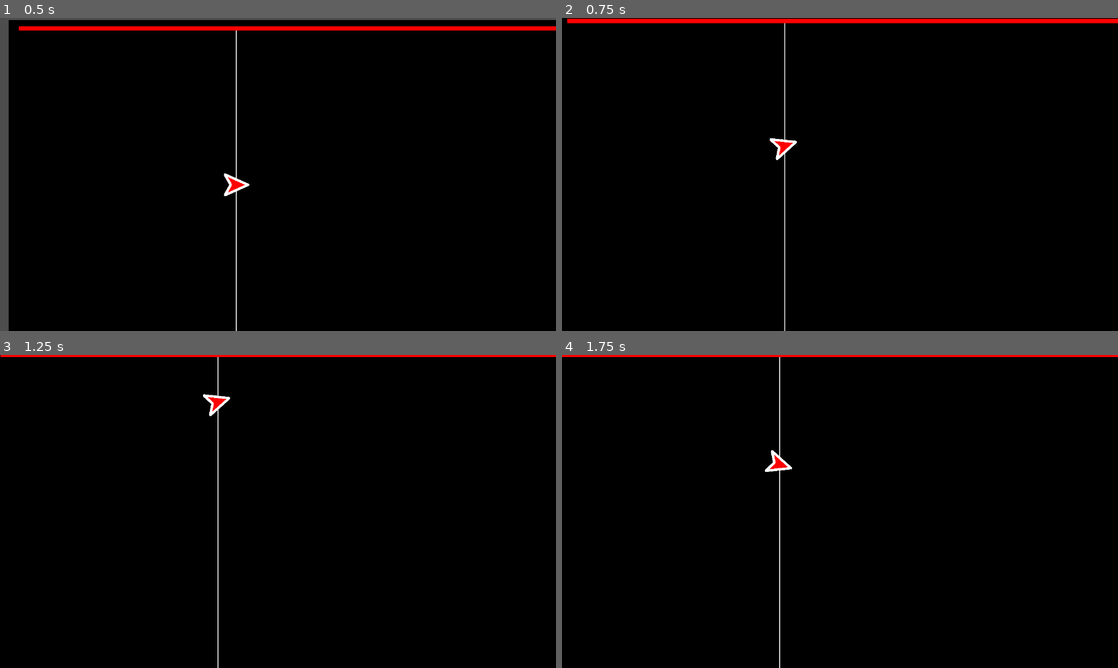
Above: before the commit, frames 1-4 (two rows, left to right).
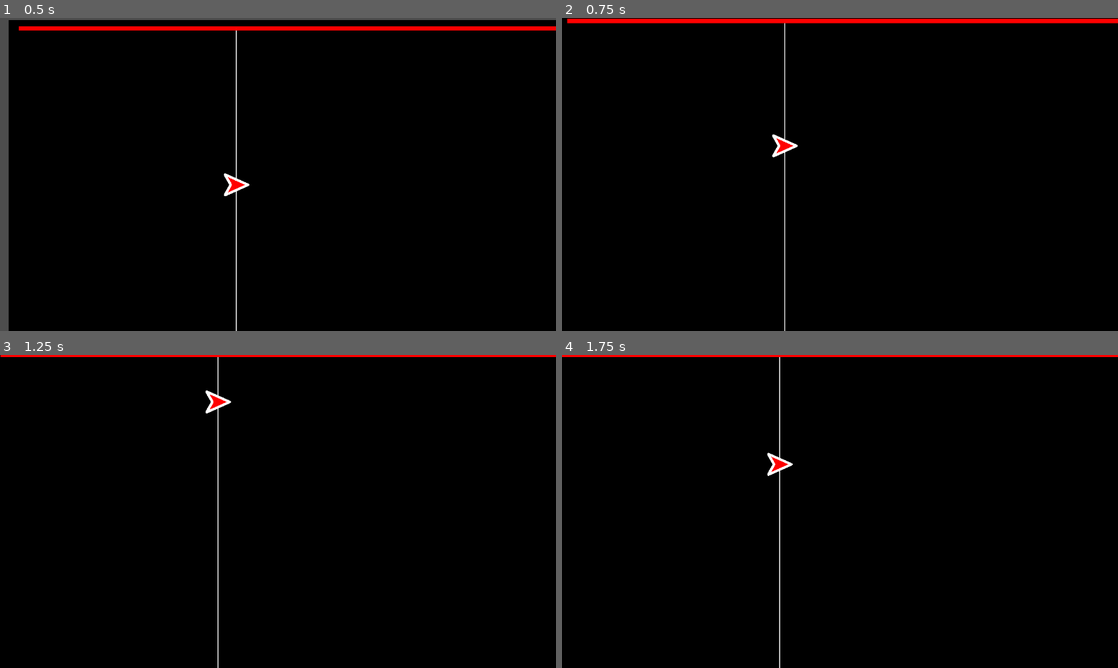
Above: after the commit, the same moments.

Repository: Marcus5408/wavform
Game: Godot game, scene res://game/game.tscn
Two runs of this game, one before a commit and one after it. Both use one fixed random seed, a clock stepped at 60 frames per second and the inputs below. This scene is started directly instead of the project's main scene. Sound files missing from this copy of the repository are replaced by a short silence.
Inputs:
- Up to frame 1 (0.5 s): no input
- Up to frame 2 (0.75 s): tap Enter at 0.5 s; hold W (move_up) from 0.53 s (still down)
- Up to frame 3 (1.25 s): keep holding W (move_up)
- Up to frame 4 (1.75 s): release W (move_up) at 1.28 s; hold S (move_down) from 1.28 s (still down)

Frame 1 is identical in both runs. In frame 2, 0.2% of the frame differs, in the area x 37-43%, y 37-46%; in frame 3, 0.1%; in frame 4, 0.2%, in the area x 36-42%, y 30-39%.

Commit message:
feat: add export presets, implement song fade out and player interaction with lazerbeam

Diff:
--- a/game/bottom.gd
+++ b/game/bottom.gd
@@ -1,4 +1,5 @@
 extends Node2D
+signal song_faded_out
 
 const MS_PER_BAR := 100  # How much time (in ms) each bar represents
 const WAVEFORM_HEIGHT := 600
@@ -112,6 +113,20 @@
 func fade_out_song():
     var player = $AudioStreamPlayer
     if player.playing:
+        print("Fading out song...")
+        if player.volume_db < -79:
+            print("Already faded out.")
+            return
+        player.volume_db = 0  # Ensure starting from full volume
         var tween = create_tween()
         tween.tween_property(player, "volume_db", -80, 2.0)
-        tween.tween_callback(Callable(player, "stop"))
+        tween.tween_callback(Callable(self, "_on_fade_out_done"))
+        tween.play()
+    else:
+        print("Player not playing.")
+
+func _on_fade_out_done():
+    var player = $AudioStreamPlayer
+    if player.playing:
+        player.stop()
+    emit_signal("song_faded_out")
--- a/game/game.gd
+++ b/game/game.gd
@@ -1,6 +1,9 @@
 extends Node2D
 
 var original_window_pos := Vector2.ZERO
+
+var tilt_tween: Tween = null
+var tilt_animating := false
 
 
 func _ready():
@@ -18,9 +21,29 @@
     # Store original window position
     original_window_pos = DisplayServer.window_get_position()
 
+    # Ensure modulate is reset
+    modulate = Color(1, 1, 1, 1)
+    rotation = 0
+    position = Vector2.ZERO
+
 
 func _on_window_shake(shake_vec: Vector2):
     if shake_vec != Vector2.ZERO:
         DisplayServer.window_set_position(original_window_pos + shake_vec)
     else:
         DisplayServer.window_set_position(original_window_pos)
+
+
+func tilt_and_fall_and_fade():
+    if tilt_animating:
+        return
+    tilt_animating = true
+    tilt_tween = create_tween()
+    tilt_tween.tween_property(self, "rotation", deg_to_rad(20), 2.0)
+    tilt_tween.tween_property(self, "position", Vector2(150, 600), 2.0)
+    tilt_tween.tween_property(self, "modulate:a", 0.3, 2.0)
+    tilt_tween.tween_callback(Callable(self, "_on_tilt_anim_done"))
+    tilt_tween.play()
+
+func _on_tilt_anim_done():
+    tilt_animating = false
--- a/game/game.tscn
+++ b/game/game.tscn
@@ -8,6 +8,8 @@
 [ext_resource type="PackedScene" uid="uid://cb0hv4i708ufw" path="res://game/lazerbeams.tscn" id="6_eow3j"]
 [ext_resource type="Script" uid="uid://cdoae8f8l46h7" path="res://game/right.gd" id="6_vsp63"]
 [ext_resource type="Script" uid="uid://ccgjan52d03el" path="res://game/camera.gd" id="9_hb504"]
+
+[sub_resource type="CircleShape2D" id="CircleShape2D_y36n6"]
 
 [node name="Node2D" type="Node2D"]
 script = ExtResource("1_l8g03")
@@ -31,11 +33,16 @@
 offset_right = 502.0
 offset_bottom = 720.0
 
-[node name="Sprite2D" type="Sprite2D" parent="Line"]
+[node name="Player" type="CharacterBody2D" parent="Line"]
 position = Vector2(0, 360)
 scale = Vector2(0.15, 0.15)
+script = ExtResource("3_j8tme")
+
+[node name="Sprite2D" type="Sprite2D" parent="Line/Player"]
 texture = ExtResource("2_l8g03")
-script = ExtResource("3_j8tme")
+
+[node name="CollisionShape2D" type="CollisionShape2D" parent="Line/Player"]
+shape = SubResource("CircleShape2D_y36n6")
 
 [node name="Bottom" type="Node2D" parent="."]
 script = ExtResource("4_3vho3")
--- a/game/lazerbeam.gd
+++ b/game/lazerbeam.gd
@@ -24,8 +24,9 @@
 
 
 func _on_body_entered(body):
-    # You may want to check if body is the player here
-    emit_signal("player_touched_lazerbeam", body)
+    if body.is_in_group("player"):
+        print("Player touched lazerbeam!")
+        emit_signal("player_touched_lazerbeam", body)
 
 
 func _process(delta):
--- a/game/movement.gd
+++ b/game/movement.gd
@@ -1,18 +1,20 @@
-extends Sprite2D
+extends CharacterBody2D
 
 # when space or arrow up or w press go up
 
 var speed := 100.0
 
+
 func _ready() -> void:
     speed = get_viewport_rect().size.y / 2.0
+    add_to_group("player")
 
-func _process(delta: float) -> void:
+
+func _physics_process(delta: float) -> void:
+    var move_vec = Vector2.ZERO
     if Input.is_action_pressed("move_up"):
-        position.y -= speed * delta
-        if rotation_degrees > -15:
-            rotation_degrees -= speed * delta
+        move_vec.y -= speed
     if Input.is_action_pressed("move_down"):
-        position.y += speed * delta
-        if rotation_degrees < 15:
-            rotation_degrees += speed * delta
+        move_vec.y += speed
+    move_vec = move_vec * delta
+    move_and_collide(move_vec)
--- a/game/right.gd
+++ b/game/right.gd
@@ -25,6 +25,14 @@
     set_process(true)
     # Cache lazerbeam scene
     lazerbeam_scene = load("res://game/lazerbeams.tscn")
+    # Connect to song fade out
+    var bottom = get_tree().get_root().get_node("Node2D/Bottom")
+    if bottom:
+        bottom.connect("song_faded_out", Callable(self, "_on_song_faded_out"))
+
+
+func _on_song_faded_out():
+    set_process(false)
 
 
 func _process(_delta: float) -> void:
@@ -81,7 +89,10 @@
 
 
 func _on_player_touched_lazerbeam(body):
-    # Fade out the song when player touches lazerbeam
+    # Fade out the song and tilt/fall/fade root node when player touches lazerbeam
     var bottom = get_tree().get_root().get_node("Node2D/Bottom")
     if bottom:
         bottom.call("fade_out_song")
+    var root = get_tree().get_root().get_node("Node2D")
+    if root:
+        root.call("tilt_and_fall_and_fade")
--- a/game/top.gd
+++ b/game/top.gd
@@ -10,6 +10,13 @@
     line.clear_points()
     line.default_color = Color.RED
     line.position = Vector2(0, 0)
+    # Connect to song fade out
+    var bottom = get_tree().get_root().get_node("Node2D/Bottom")
+    if bottom:
+        bottom.connect("song_faded_out", Callable(self, "_on_song_faded_out"))
+
+func _on_song_faded_out():
+    set_process(false)
 
 var smoothed_points := []
 
--- /dev/null
+++ b/main.tscn
@@ -0,0 +1,78 @@
+[gd_scene load_steps=4 format=3 uid="uid://bcxk1ephoi1mk"]
+
+[ext_resource type="Texture2D" uid="uid://38musj8hku42" path="res://images/play.png" id="1_h2yge"]
+[ext_resource type="Texture2D" uid="uid://j6u12ng2ebrn" path="res://images/settings.png" id="2_1bvp3"]
+[ext_resource type="Texture2D" uid="uid://c8xlaq56op2y2" path="res://images/wavform.png" id="3_lquwl"]
+
+[node name="Menu" type="Control"]
+layout_mode = 3
+anchors_preset = 15
+anchor_right = 1.0
+anchor_bottom = 1.0
+grow_horizontal = 2
+grow_vertical = 2
+
+[node name="ColorRect" type="ColorRect" parent="."]
+layout_mode = 0
+offset_right = 1281.0
+offset_bottom = 718.0
+color = Color(0, 0, 0, 1)
+
+[node name="Song List" type="Panel" parent="."]
+offset_left = 1393.0
+offset_top = 206.0
+offset_right = 1942.0
+offset_bottom = 515.0
+
+[node name="PlayButton" type="Button" parent="Song List"]
+layout_mode = 0
+offset_left = 61.0
+offset_top = 108.0
+offset_right = 227.0
+offset_bottom = 202.0
+text = "PLAY"
+
+[node name="SettingsButton" type="Button" parent="Song List"]
+offset_left = 298.0
+offset_top = 132.0
+offset_right = 464.0
+offset_bottom = 226.0
+text = "SETTINGS"
+
+[node name="MainMenu" type="Panel" parent="."]
+layout_mode = 1
+anchors_preset = 8
+anchor_left = 0.5
+anchor_top = 0.5
+anchor_right = 0.5
+anchor_bottom = 0.5
+offset_left = -274.0
+offset_top = 6.0
+offset_right = 275.0
+offset_bottom = 315.0
+grow_horizontal = 2
+grow_vertical = 2
+
+[node name="PlayButton" type="TextureButton" parent="MainMenu"]
+layout_mode = 2
+offset_left = 219.0
+offset_top = 98.0
+offset_right = 459.0
+offset_bottom = 338.0
+scale = Vector2(0.5, 0.5)
+texture_normal = ExtResource("1_h2yge")
+
+[node name="SettingsButton" type="TextureButton" parent="MainMenu"]
+visible = false
+layout_mode = 0
+offset_left = 327.0
+offset_top = 98.0
+offset_right = 567.0
+offset_bottom = 338.0
+scale = Vector2(0.5, 0.5)
+texture_normal = ExtResource("2_1bvp3")
+
+[node name="Wavform" type="Sprite2D" parent="."]
+position = Vector2(640, 177)
+scale = Vector2(0.75, 0.75)
+texture = ExtResource("3_lquwl")
--- a/menu.tscn
+++ /dev/null
@@ -1,58 +0,0 @@
-[gd_scene format=3 uid="uid://bcxk1ephoi1mk"]
-
-[node name="Menu" type="Control"]
-layout_mode = 3
-anchors_preset = 15
-anchor_right = 1.0
-anchor_bottom = 1.0
-grow_horizontal = 2
-grow_vertical = 2
-
-[node name="ColorRect" type="ColorRect" parent="."]
-layout_mode = 0
-offset_right = 1281.0
-offset_bottom = 718.0
-color = Color(0, 0, 0, 1)
-
-[node name="Song List" type="Panel" parent="."]
-offset_left = 967.0
-offset_top = 227.0
-offset_right = 1516.0
-offset_bottom = 536.0
-
-[node name="PlayButton" type="Button" parent="Song List"]
-layout_mode = 0
-offset_left = 61.0
-offset_top = 108.0
-offset_right = 227.0
-offset_bottom = 202.0
-text = "PLAY"
-
-[node name="SettingsButton" type="Button" parent="Song List"]
-offset_left = 298.0
-offset_top = 132.0
-offset_right = 464.0
-offset_bottom = 226.0
-text = "SETTINGS"
-
-[node name="Panel" type="Panel" parent="."]
-layout_mode = 0
-offset_left = 232.0
-offset_top = 236.0
-offset_right = 781.0
-offset_bottom = 545.0
-
-[node name="PlayButton" type="Button" parent="Panel"]
-layout_mode = 0
-offset_left = 61.0
-offset_top = 108.0
-offset_right = 227.0
-offset_bottom = 202.0
-text = "PLAY"
-
-[node name="SettingsButton" type="Button" parent="Panel"]
-offset_left = 298.0
-offset_top = 132.0
-offset_right = 464.0
-offset_bottom = 226.0
-text = "SETTINGS"
--- a/project.godot
+++ b/project.godot
@@ -14,7 +14,7 @@
 config/name_localized={
 "en": "WAV:FORM"
 }
-run/main_scene="uid://c13rwup3rkm30"
+run/main_scene="uid://bcxk1ephoi1mk"
 config/features=PackedStringArray("4.4", "GL Compatibility")
 config/icon="res://icon.svg"
 
Not shown, added: export_presets.cfg
Not shown: 1 places in game/game.tscn that only renumber resources
Binary file removed: images/godotwaka.png
Binary file removed: images/godotwaka2.png
Binary file removed: images/icon.jpg
Binary file added: images/play.png
Not shown, changed: images/play.png.import
Binary file added: images/settings.png
Not shown, changed: images/settings.png.import
Binary file added: images/wavform.png
Not shown, changed: images/wavform.png.import
Not shown, changed: .DS_Store
